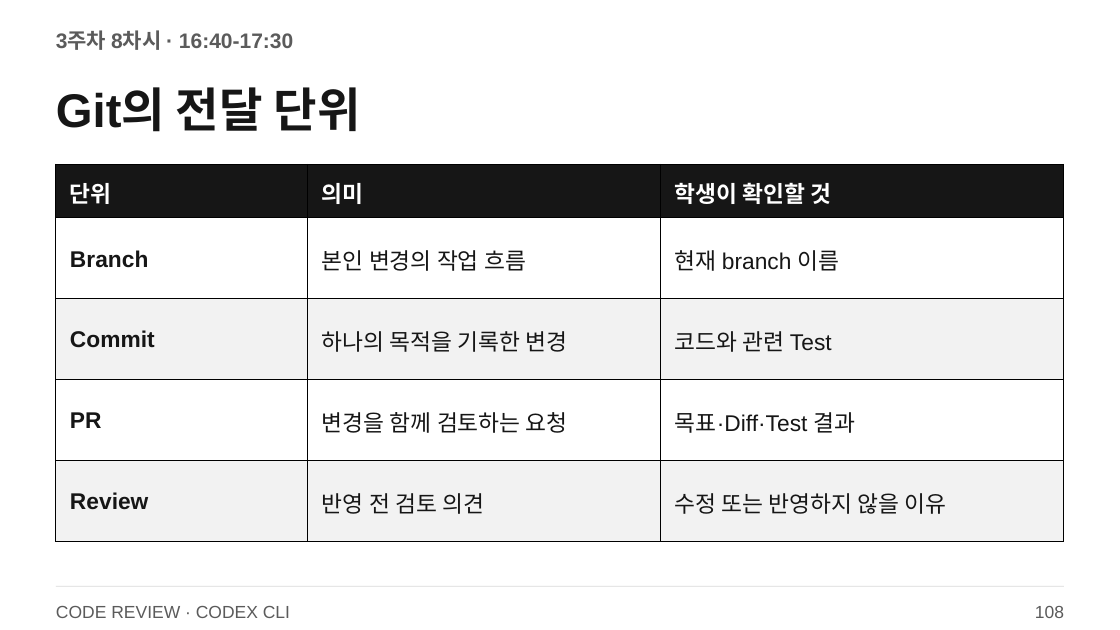
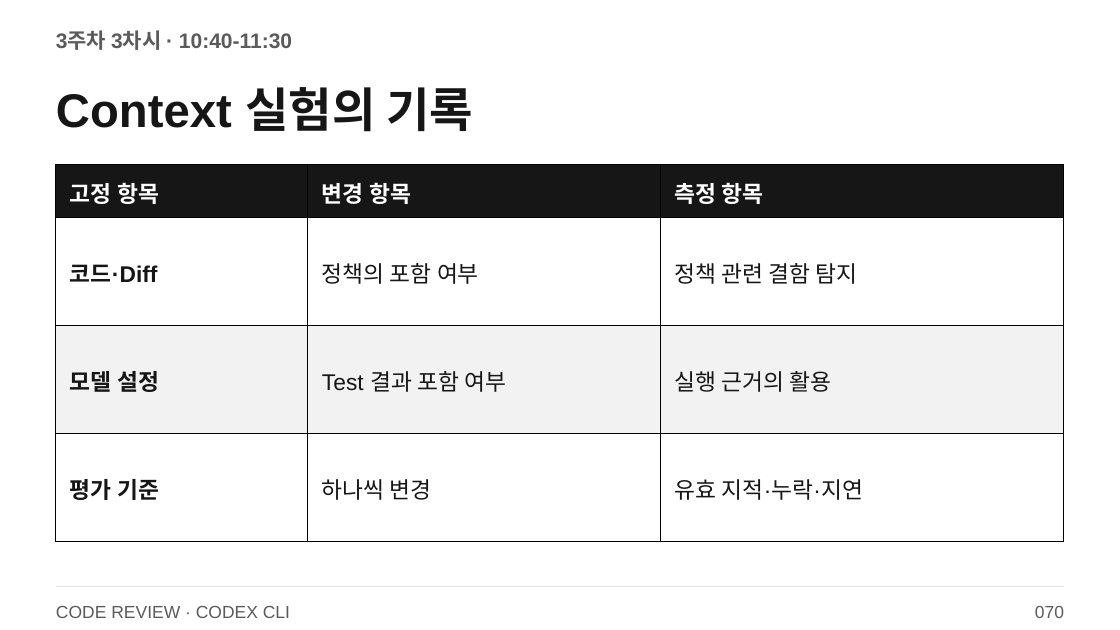
Before and after one commit to smilesjcha/llm-agent-and-workflow-automation, a slide deck: slide 70 of slides/IPA_LLM_Agent_업무자동화_Day3_2026_CODEX_CLI.pptx (slide 108 before the commit). Drawn at 1120x630 pixels with LibreOffice and Linux fonts; fonts in the diff are those of the drawing. Boxes give left, top, right and bottom in pixels: in the first picture for what was removed or moved away, otherwise in the second. Text is boxed around its words. In the diff, an @@ line names an element or a change of style, - is before the commit and + after.

```diff
--- a/slides/IPA_LLM_Agent_업무자동화_Day3_2026_CODEX_CLI.pptx
+++ b/slides/IPA_LLM_Agent_업무자동화_Day3_2026_CODEX_CLI.pptx
@@ text at (56, 31, 292, 50): text changed @@
-3주차 8차시 · 16:40-17:30
+3주차 3차시 · 10:40-11:30
@@ text at (56, 87, 473, 132): text changed @@
-Git의 전달 단위
+Context 실험의 기록
@@ table at (56, 165, 1065, 541) @@
-row 1: 단위 | 의미 | 학생이 확인할 것
-row 2: Branch | 본인 변경의 작업 흐름 | 현재 branch 이름
-row 3: Commit | 하나의 목적을 기록한 변경 | 코드와 관련 Test
-row 4: PR | 변경을 함께 검토하는 요청 | 목표·Diff·Test 결과
-row 5: Review | 반영 전 검토 의견 | 수정 또는 반영하지 않을 이유
+row 1: 고정 항목 | 변경 항목 | 측정 항목
+row 2: 코드·Diff | 정책의 포함 여부 | 정책 관련 결함 탐지
+row 3: 모델 설정 | Test 결과 포함 여부 | 실행 근거의 활용
+row 4: 평가 기준 | 하나씩 변경 | 유효 지적·누락·지연
@@ text at (1035, 606, 1064, 618): text changed @@
-108
+070
```
Also in this commit, not shown: 70 other slides changed, 98 slides added, 13 slides removed, 27 other files.
